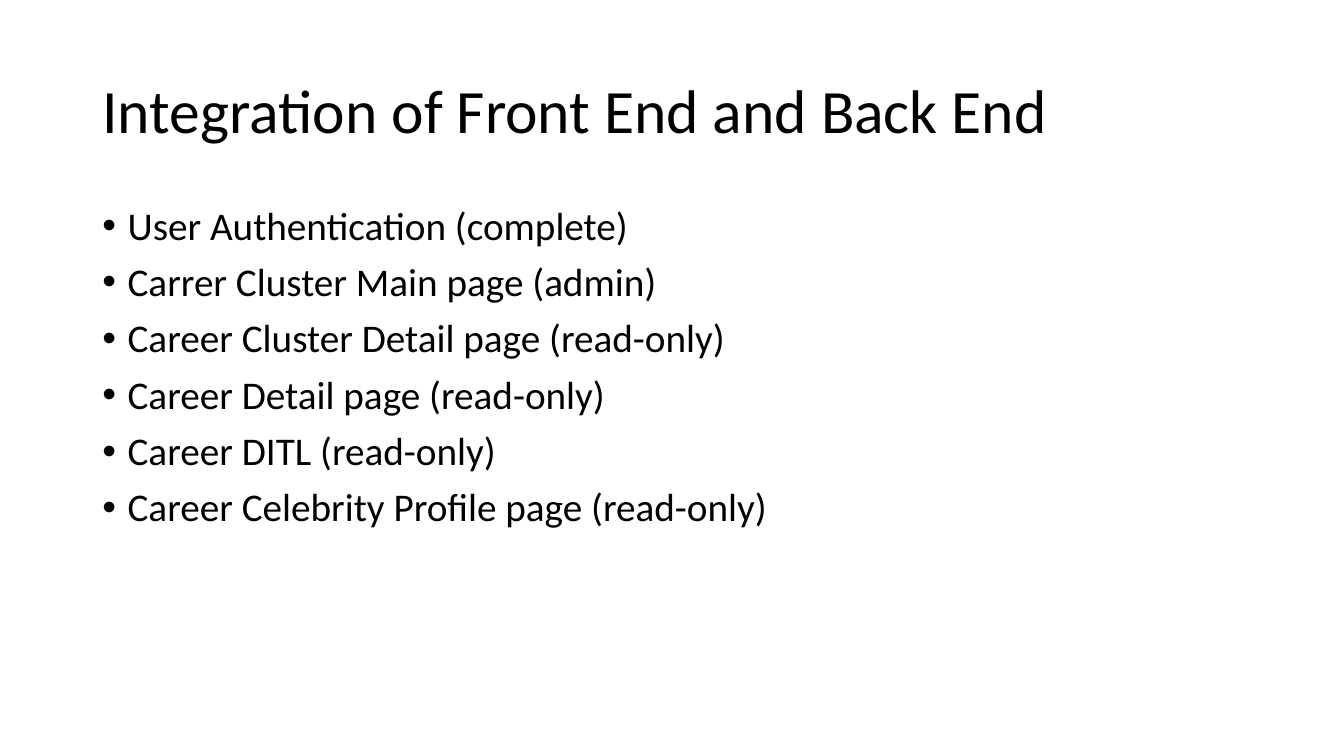
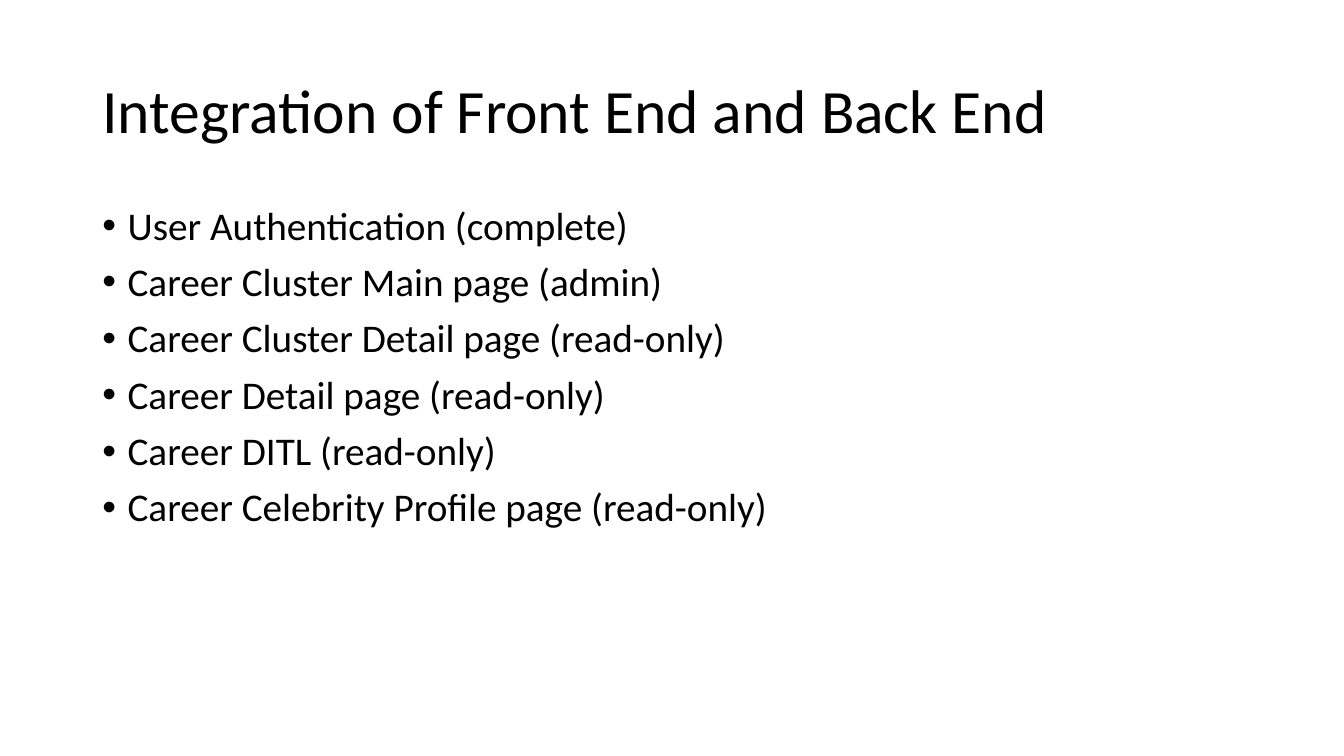
Before and after one commit to audiblePi/career-finder, a slide deck: slide 6 of docs/sprint2Presentation.pptx. Drawn at 1344x756 pixels with LibreOffice and Linux fonts; fonts in the diff are those of the drawing. Boxes give left, top, right and bottom in pixels: in the first picture for what was removed or moved away, otherwise in the second. Text is boxed around its words. In the diff, an @@ line names an element or a change of style, - is before the commit and + after.

```diff
--- a/docs/sprint2Presentation.pptx
+++ b/docs/sprint2Presentation.pptx
@@ text at (128, 267, 662, 303): text changed @@
-• Carrer Cluster Main page (admin)
+• Career Cluster Main page (admin)
```
Also in this commit, not shown: 2 other slides changed, 2 slides added, 1 slide removed.
